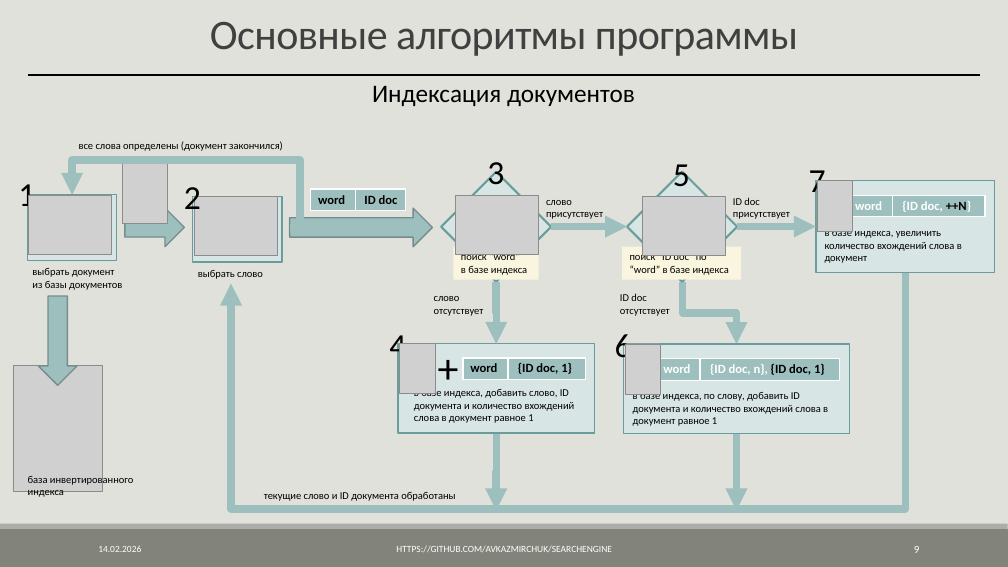
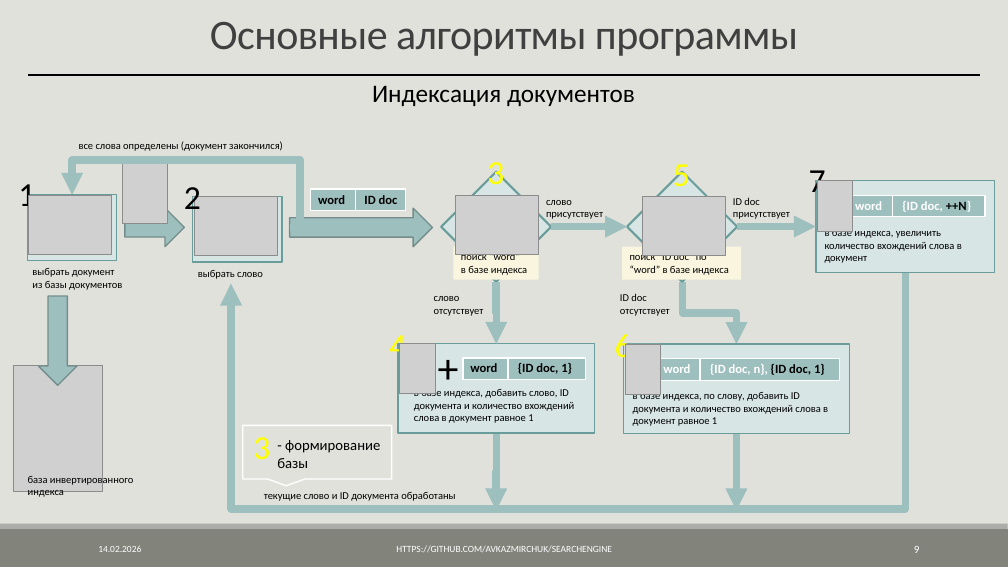
Before and after one commit to AVKazmirchuk/SearchEngine, a slide deck: slide 9 of presentation/защита.pptx. Drawn at 1008x567 pixels with LibreOffice and Linux fonts; fonts in the diff are those of the drawing; grey boxes stand for pictures. Boxes give left, top, right and bottom in pixels: in the first picture for what was removed or moved away, otherwise in the second. Text is boxed around its words. In the diff, an @@ line names an element or a change of style, - is before the commit and + after.

```diff
--- a/presentation/защита.pptx
+++ b/presentation/защита.pptx
@@ text colour #000000 to #FFFF00 in 4 elements at box(487, 162, 504, 184), box(673, 164, 690, 186), box(389, 335, 406, 365), box(615, 334, 632, 365) @@
@@ speech box added at box(243, 426, 392, 479), outline #FFFFFF 1.25 pt @@
@@ text added at box(253, 437, 270, 460), 32 pt, text #FFFF00 @@
+3
@@ text added at box(277, 440, 380, 468), 14 pt, text #000000 @@
+- формирование
+базы
```
Also in this commit, not shown: 5 other slides changed.
